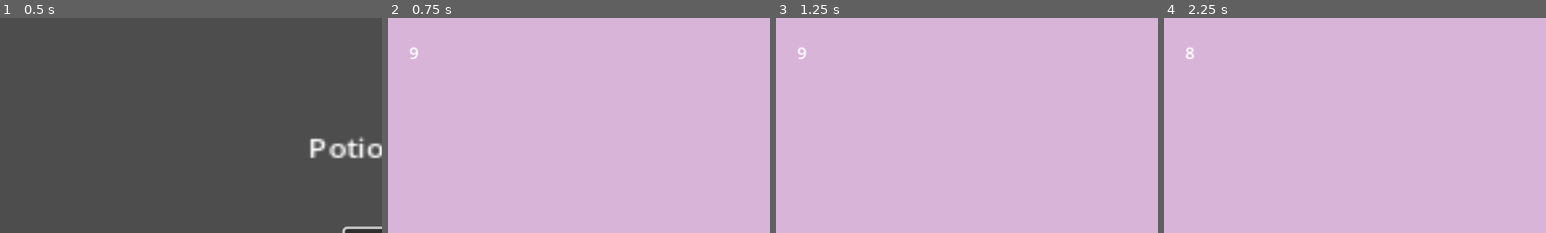
Above: before the commit, frames 1-4 (left to right).
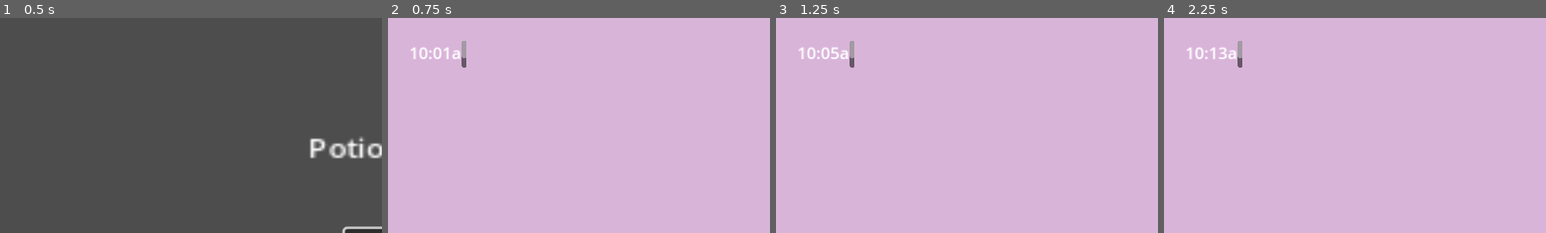
Above: after the commit, the same moments.

Repository: emeryplyler/potionbar
Game: Godot game, scene res://scenes/menu.tscn
The game is run twice, just before and just after one commit, with the same random seed, the same clock (stepped at 60 frames per second) and the same inputs.
Inputs (mouse positions are % of the whole screen's width and height, from its top left):
- Up to frame 1 (0.5 s): no input
- Up to frame 2 (0.75 s): click "Start" at 0.5 s
- Up to frame 3 (1.25 s): no input
- Up to frame 4 (2.25 s): click (90, 81) at 1.25 s; click (90, 81) at 2 s
The pictures show only the part of the screen within x 0-50%, y 0-50%; the shares and areas given below are measured in that part.

Frame 1 is identical in both runs. In frame 2, 0.5% of the frame differs, in the area x 5-21%, y 10-24%; in frame 3, 0.5%; in frame 4, 0.5%.

Commit message:
clock displays time in hours and minutes
YEAAAAAAAAAAAAAAAHGHGHHHHHH

Diff:
--- a/Scripts/UI/Clock.gd
+++ b/Scripts/UI/Clock.gd
@@ -1,20 +1,66 @@
 extends Node2D
 @onready var timer = $Timer
-var current_time = 0 # global var to tell what time it is
+var current_time # global fraction var to tell what time it is
+var display_time: String = "" # global str var to display time in clock UI
+@export var opening_time = 10
+@export var closing_time = 18
 
 func _ready():
-	pass
+	current_time = 0
 
 
 func _process(delta):
-	if timer.time_left != 0: # if timer is running
-		current_time = displayTime()
+	#if timer.time_left != 0: # if timer is running
+		#current_time = displayTime()
+	current_time = find_time_fraction(timer.time_left)
+	display_time = find_display_time(current_time)
+
+#func displayTime():
+	#var seconds = floor(timer.time_left)
+	#return seconds
 
 
-func displayTime():
-	var seconds = floor(timer.time_left)
-	return seconds
+# calculates fraction of total workday that has passed
+# this will be for spawning customers
+func find_time_fraction(c_time: float):
+	var time_passed = timer.wait_time - c_time
+	var fraction = time_passed / timer.wait_time
+	return fraction
+	# total time = closing_time - opening_time = like 8
+	# timer.wait_time is the amount of time in seconds
+	# fraction = time passed / total time
 
+# creates string from time fraction to display the time using clock UI
+func find_display_time(fraction: float):
+	var time = fraction * (closing_time - opening_time) + opening_time
+	var minutes_f = fmod(time, 1.0)
+	#time % 1.0 # get decimal part only
+	var minutes = floor(lerpf(0, 60, (minutes_f)))
+
+	var short: bool = false
+	if minutes < 10:
+		short = true
+
+	var hours = floor(time)
+
+	var am: bool = true
+	if hours >= 12: # noon is also pm
+		if hours > 12:
+			hours -= 12
+		am = false
+		#pass # PM
+		#hours -= 12
+		#display_time = str(hours) + "pm"
+	var new_display_time = str(hours) + ":"
+	if short:
+		new_display_time += "0"
+	new_display_time += str(minutes)
+	if am:
+		new_display_time += "am"
+	else:
+		new_display_time += "pm"
+
+	return new_display_time
 
 func _on_timeout():
 	print("Timed out")
--- a/scenes/BarScene.gd
+++ b/scenes/BarScene.gd
@@ -20,7 +20,7 @@
 
 # Called every frame. 'delta' is the elapsed time since the previous frame.
 func _process(delta):
-	clock_display.text = str(clock.current_time)
+	clock_display.text = clock.display_time
 
 	if num_customers == 0:
 		pass
--- a/scenes/Clock.tscn
+++ b/scenes/Clock.tscn
@@ -6,7 +6,7 @@
 script = ExtResource("1_27tmd")
 
 [node name="Timer" type="Timer" parent="."]
-wait_time = 10.0
+wait_time = 60.0
 one_shot = true
 
 [connection signal="timeout" from="Timer" to="." method="_on_timeout"]
